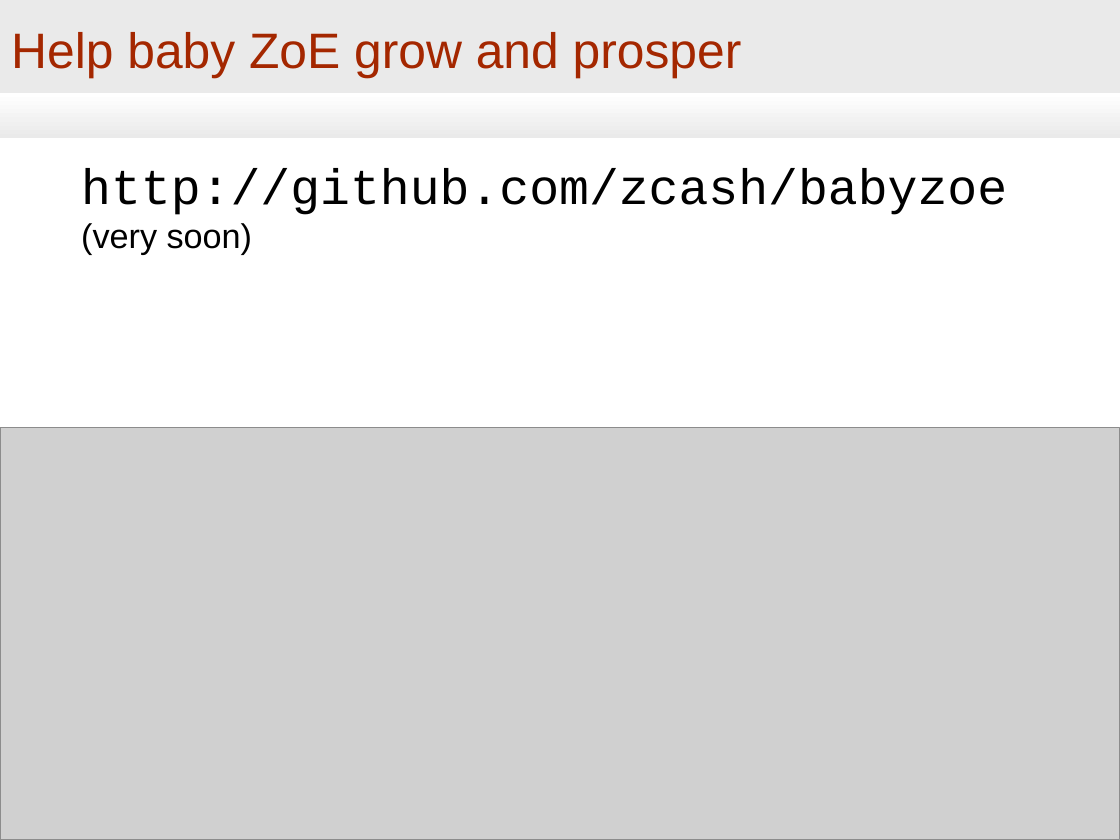
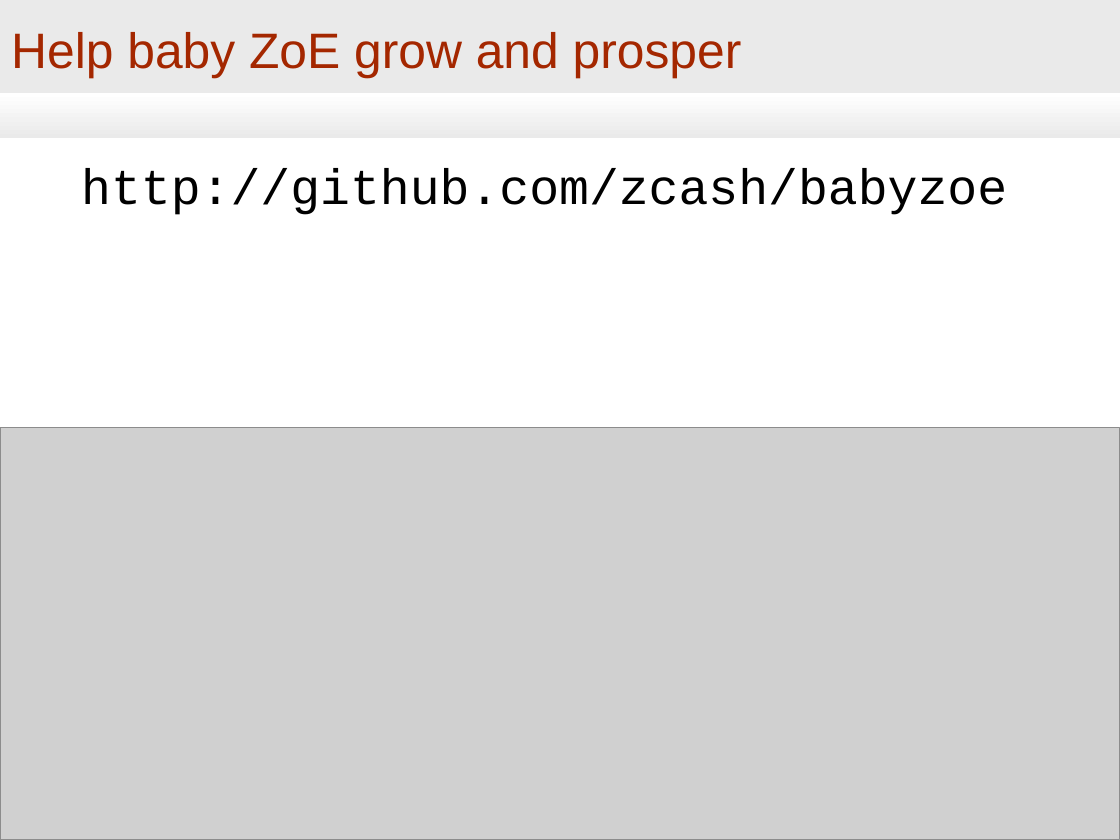
Before and after one commit to zcash-hackworks/babyzoe, a slide deck: slide 14 of talks/2016-07-27-IC3---SNARKs-for-Ethereum.odp. Drawn at 1120x840 pixels with LibreOffice and Linux fonts; fonts in the diff are those of the drawing; grey boxes stand for pictures. Boxes give left, top, right and bottom in pixels: in the first picture for what was removed or moved away, otherwise in the second. Text is boxed around its words. In the diff, an @@ line names an element or a change of style, - is before the commit and + after.

Commit message:
IC3-Ethereum slides: remove "very soon", export as PDF.

```diff
--- a/talks/2016-07-27-IC3---SNARKs-for-Ethereum.odp
+++ b/talks/2016-07-27-IC3---SNARKs-for-Ethereum.odp
@@ text at [81,168,1007,215]: text changed @@
-http://github.com/zcash/babyzoe
-(very soon)
+http://github.com/zcash/babyzoe
```
Also in this commit, not shown: 1 other file.
